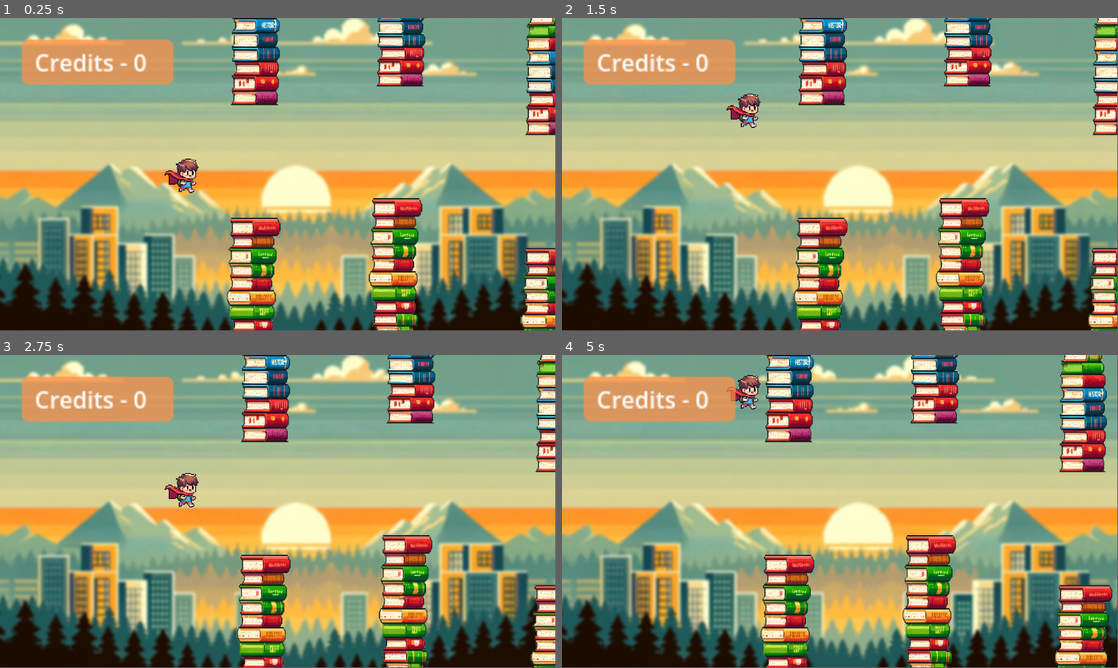
Above: before the commit, frames 1-4 (two rows, left to right).
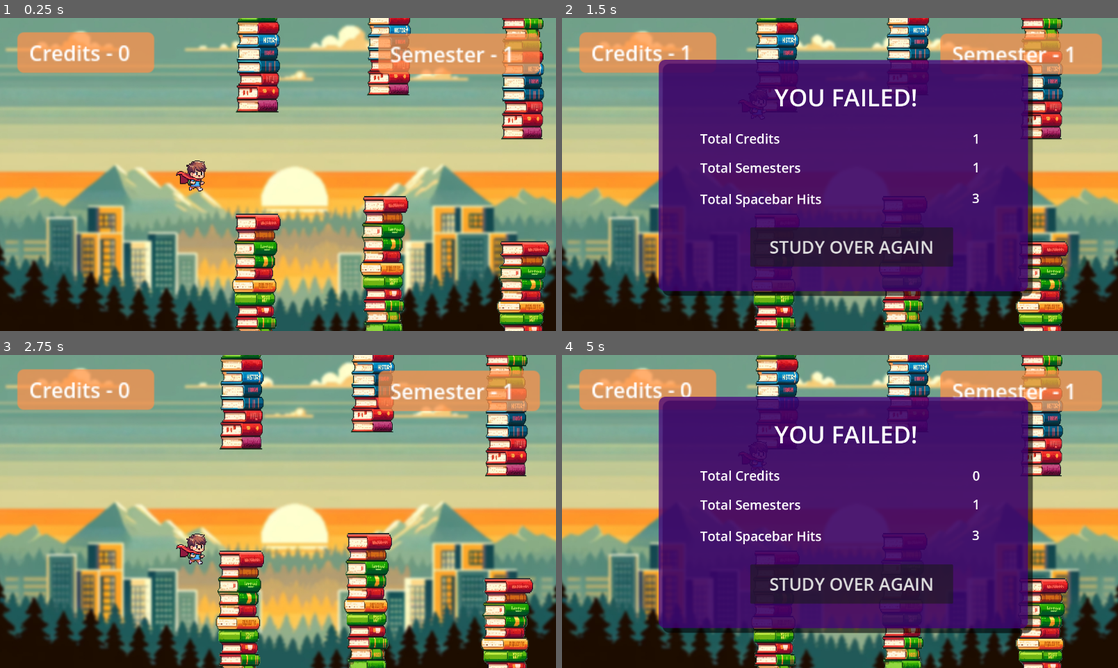
Above: after the commit, the same moments.

Repository: TenPetr/po-final-project
Game: Godot game, scene res://world.tscn
The game is run twice, just before and just after one commit, with the same random seed, the same clock (stepped at 60 frames per second) and the same inputs.
Inputs (mouse positions are in pixels of both pictures, inside the frame that each line leads up to):
- Up to frame 1 (0.25 s): no input
- Up to frame 2 (1.5 s): tap Space (FLAP) at 0.6, 0.77, 1.07, 1.35 s
- Up to frame 3 (2.75 s): tap Space (FLAP) at 1.52, 1.82 s; click (289, 583) at 2 s, where only the run after the commit has a clickable "STUDY OVER AGAIN"
- Up to frame 4 (5 s): tap Space (FLAP) at 2.85, 4.35, 4.52, 4.82 s; click (851, 583) at 3.5 s, where only the run after the commit has a clickable "STUDY OVER AGAIN"
In our replay, the window is 799x449 before the commit and 800x450 after it. These sizes can differ from the game's own. Grey fills any space a smaller window leaves; there, only what the larger window draws over its background counts as a difference.

The runs differ from the first frame. In frame 1, 42% of the frame differs, in the area x 0-100%, y 0-100%; in frame 2, 77%; in frame 3, 47%; in frame 4, 77%.

Commit message:
Add game over menu, statistics and code refactoring

Diff:
--- a/Player.gd
+++ b/Player.gd
@@ -10,9 +10,14 @@
 var motion = Vector2.ZERO
 var wall: PackedScene = preload("res://wallnode.tscn")
 
+# Score & metrics variables
 var credits = 0
-var semester_counter = 1
-var space_hit = 0
+var semesters = 1
+var space_hits = 0
+
+func _ready():
+	get_parent().get_parent().get_node("GameOverMenu").hide()
+	get_tree().paused = false
 
 func increase_wall_speed(increase_amount: float) -> void:
 	Global.wall_speed -= increase_amount
@@ -24,19 +29,20 @@
 
 	if Input.is_action_just_pressed("FLAP"):
 		motion.y = FLAP
-		space_hit += 1
+		space_hits += 1
 
 	self.velocity = motion
 	self.move_and_slide()
 
-	get_parent().get_parent().get_node("CanvasLayer/ScoreText").text = "Credits - " + str(credits)
+	get_parent().get_parent().get_node("Credits/CreditsText").text = "Credits - " + str(credits)
 
 func generate_new_level():
 	var wall_inst = wall.instantiate()
 	wall_inst.position = Vector2(3000, randi_range(-1000, 1000))
 	get_parent().call_deferred("add_child", wall_inst)
 	increase_wall_speed(10)
-	semester_counter += 1
+	semesters += 1
+	get_parent().get_parent().get_node("Semesters/SemestersText").text = "Semesters - " + str(semesters)
 
 # Detect "player passed all walls in semester successully"
 # and new walls (level) needs to be generated
@@ -48,16 +54,22 @@
 # Detect collission player - wall
 func _on_detect_body_entered(body):
 	if body.name.contains("Walls"):
-		# TODO Display game over screen with these stats
-		# print(space_hit)
-		# print(semester_counter)
-		reset_game()
+		displayGameOverMenu()
+
+func displayGameOverMenu():
+	get_parent().get_parent().get_node("GameOverMenu/TotalCredistsValue").text = str(credits)
+	get_parent().get_parent().get_node("GameOverMenu/TotalSemestersValue").text = str(semesters)
+	get_parent().get_parent().get_node("GameOverMenu/SpaceHitsValue").text = str(space_hits)
+	get_parent().get_parent().get_node("GameOverMenu").show()
+	get_tree().paused = true
 
 # Add credit when player successfully leaves the "wall area"
 func _on_detect_area_exited(area):
 	if area.name == "PointArea":
 		credits += 1
 
-func reset_game():
+# Set default values when user clicks on the "restart" button
+func _on_game_over_menu_restart():
+	Global.wall_speed = -15
+	get_tree().paused = false
 	get_tree().reload_current_scene()
-	Global.wall_speed = -15
--- /dev/null
+++ b/game_over_menu.gd
@@ -0,0 +1,6 @@
+extends CanvasLayer
+
+signal restart
+
+func _on_restart_button_pressed():
+	restart.emit()
--- /dev/null
+++ b/game_over_menu.tscn
@@ -0,0 +1,106 @@
+[gd_scene load_steps=3 format=3 uid="uid://dkwas7p5xm3j8"]
+
+[ext_resource type="Script" path="res://game_over_menu.gd" id="1_ioi81"]
+
+[sub_resource type="StyleBoxFlat" id="StyleBoxFlat_hsgje"]
+bg_color = Color(0.270588, 0, 0.486275, 0.745098)
+corner_radius_top_left = 15
+corner_radius_top_right = 15
+corner_radius_bottom_right = 15
+corner_radius_bottom_left = 15
+shadow_size = 2
+shadow_offset = Vector2(10, 10)
+
+[node name="GameOverMenu" type="CanvasLayer"]
+process_mode = 2
+script = ExtResource("1_ioi81")
+
+[node name="GameOverPanel" type="Panel" parent="."]
+anchors_preset = -1
+anchor_left = 0.000379217
+anchor_top = -0.0263889
+anchor_right = 0.000379181
+anchor_bottom = 0.0319444
+offset_left = 222.515
+offset_top = 115.0
+offset_right = 1072.51
+offset_bottom = 605.0
+rotation = 0.0010502
+theme_override_styles/panel = SubResource("StyleBoxFlat_hsgje")
+metadata/_edit_use_anchors_ = true
+
+[node name="SpaceHitsLabel" type="RichTextLabel" parent="."]
+offset_left = 317.515
+offset_top = 395.0
+offset_right = 679.515
+offset_bottom = 441.0
+theme_override_font_sizes/normal_font_size = 30
+text = "Total Spacebar Hits"
+metadata/_edit_use_anchors_ = true
+
+[node name="TotalSemestersLabel" type="RichTextLabel" parent="."]
+offset_left = 317.515
+offset_top = 323.0
+offset_right = 643.515
+offset_bottom = 369.0
+theme_override_font_sizes/normal_font_size = 30
+text = "Total Semesters"
+metadata/_edit_use_anchors_ = true
+
+[node name="TotalCreditsLabel" type="RichTextLabel" parent="."]
+offset_left = 317.515
+offset_top = 256.0
+offset_right = 550.515
+offset_bottom = 310.0
+theme_override_font_sizes/normal_font_size = 30
+text = "Total Credits"
+metadata/_edit_use_anchors_ = true
+
+[node name="RestartButton" type="Button" parent="."]
+offset_left = 433.515
+offset_top = 482.0
+offset_right = 900.515
+offset_bottom = 572.0
+rotation = -0.000142076
+theme_override_font_sizes/font_size = 40
+text = "STUDY OVER AGAIN"
+metadata/_edit_use_anchors_ = true
+
+[node name="GameOverLabel" type="RichTextLabel" parent="."]
+offset_left = 488.515
+offset_top = 144.0
+offset_right = 829.515
+offset_bottom = 232.0
+theme_override_font_sizes/normal_font_size = 55
+theme_override_font_sizes/bold_font_size = 40
+text = "YOU FAILED!"
+metadata/_edit_use_anchors_ = true
+
+[node name="SpaceHitsValue" type="RichTextLabel" parent="."]
+offset_left = 943.515
+offset_top = 393.0
+offset_right = 1044.51
+offset_bottom = 450.0
+theme_override_font_sizes/normal_font_size = 30
+text = "0"
+metadata/_edit_use_anchors_ = true
+
+[node name="TotalSemestersValue" type="RichTextLabel" parent="."]
+offset_left = 944.515
+offset_top = 322.0
+offset_right = 1044.51
+offset_bottom = 382.0
+theme_override_font_sizes/normal_font_size = 30
+text = "0"
+metadata/_edit_use_anchors_ = true
+
+[node name="TotalCredistsValue" type="RichTextLabel" parent="."]
+offset_left = 944.515
+offset_top = 256.0
+offset_right = 1041.51
+offset_bottom = 306.0
+theme_override_font_sizes/normal_font_size = 30
+text = "0"
+metadata/_edit_use_anchors_ = true
+
+[connection signal="pressed" from="RestartButton" to="." method="_on_restart_button_pressed"]
--- a/project.godot
+++ b/project.godot
@@ -21,6 +21,9 @@
 
 [display]
 
+window/size/viewport_width=1280
+window/size/viewport_height=720
+window/size/resizable=false
 window/icon="res://assets/utb_logo.png"
 
 [input]
--- a/world.tscn
+++ b/world.tscn
@@ -1,9 +1,10 @@
-[gd_scene load_steps=9 format=3 uid="uid://qjugr1frdbvr"]
+[gd_scene load_steps=10 format=3 uid="uid://qjugr1frdbvr"]
 
 [ext_resource type="Script" path="res://Player.gd" id="1_amjm2"]
 [ext_resource type="Texture2D" uid="uid://dkdti2r0levi1" path="res://assets/player.png" id="2_6vi1w"]
 [ext_resource type="PackedScene" uid="uid://brg7m8ll1ukxl" path="res://wallnode.tscn" id="2_u1trt"]
 [ext_resource type="Texture2D" uid="uid://bi70bh5bl4kmg" path="res://assets/background_blurred.jpg" id="4_4uv85"]
+[ext_resource type="PackedScene" uid="uid://dkwas7p5xm3j8" path="res://game_over_menu.tscn" id="5_glalw"]
 
 [sub_resource type="RectangleShape2D" id="RectangleShape2D_1eo1n"]
 size = Vector2(14.88, 23.92)
@@ -60,35 +61,67 @@
 [node name="Camera2D" type="Camera2D" parent="."]
 zoom = Vector2(0.1, 0.1)
 
-[node name="CanvasLayer" type="CanvasLayer" parent="."]
+[node name="Credits" type="CanvasLayer" parent="."]
 scale = Vector2(30, 30)
 transform = Transform2D(30, 0, 0, 30, 0, 0)
 follow_viewport_enabled = true
 
-[node name="ScorePanel" type="Panel" parent="CanvasLayer"]
-offset_left = -177.0
-offset_top = -93.0
-offset_right = -72.0
-offset_bottom = -62.0
+[node name="CreditsPanel" type="Panel" parent="Credits"]
+offset_left = -199.933
+offset_top = -109.133
+offset_right = -94.9333
+offset_bottom = -78.1333
 theme_override_styles/panel = SubResource("StyleBoxFlat_o1hra")
+metadata/_edit_use_anchors_ = true
 
-[node name="ScoreText" type="RichTextLabel" parent="CanvasLayer"]
-offset_left = -168.4
-offset_top = -89.0667
-offset_right = -48.4
-offset_bottom = -64.0667
+[node name="CreditsText" type="RichTextLabel" parent="Credits"]
+offset_left = -191.333
+offset_top = -105.2
+offset_right = -71.3333
+offset_bottom = -80.2
 theme_override_colors/default_color = Color(1, 1, 1, 1)
 text = "Credits - 0"
+metadata/_edit_use_anchors_ = true
+
+[node name="Semesters" type="CanvasLayer" parent="."]
+scale = Vector2(30, 30)
+transform = Transform2D(30, 0, 0, 30, 0, 0)
+follow_viewport_enabled = true
+
+[node name="SemestersPanel" type="Panel" parent="Semesters"]
+anchors_preset = -1
+anchor_left = -0.000390631
+anchor_top = 0.000555547
+anchor_right = 0.0144531
+anchor_bottom = 0.000555547
+offset_left = 77.5
+offset_top = -108.4
+offset_right = 182.5
+offset_bottom = -77.4
+theme_override_styles/panel = SubResource("StyleBoxFlat_o1hra")
+metadata/_edit_use_anchors_ = true
+
+[node name="SemestersText" type="RichTextLabel" parent="Semesters"]
+offset_left = 86.1
+offset_top = -104.467
+offset_right = 206.1
+offset_bottom = -79.4667
+theme_override_colors/default_color = Color(1, 1, 1, 1)
+text = "Semester - 1"
+metadata/_edit_use_anchors_ = true
 
 [node name="Background" type="ParallaxBackground" parent="."]
 
 [node name="ParallaxLayer" type="ParallaxLayer" parent="Background"]
 
 [node name="Sprite2D" type="Sprite2D" parent="Background/ParallaxLayer"]
-position = Vector2(27.4993, -28.0001)
-scale = Vector2(9.48047, 9.70556)
+position = Vector2(3.50027, -19.9996)
+scale = Vector2(10.118, 10.3056)
 texture = ExtResource("4_4uv85")
+
+[node name="GameOverMenu" parent="." instance=ExtResource("5_glalw")]
 
 [connection signal="area_exited" from="PlayerNode/Player/Detect" to="PlayerNode/Player" method="_on_detect_area_exited"]
 [connection signal="body_entered" from="PlayerNode/Player/Detect" to="PlayerNode/Player" method="_on_detect_body_entered"]
 [connection signal="body_entered" from="PlayerNode/Player/Resetter" to="PlayerNode/Player" method="_on_resetter_body_entered"]
+[connection signal="restart" from="GameOverMenu" to="PlayerNode/Player" method="_on_game_over_menu_restart"]
